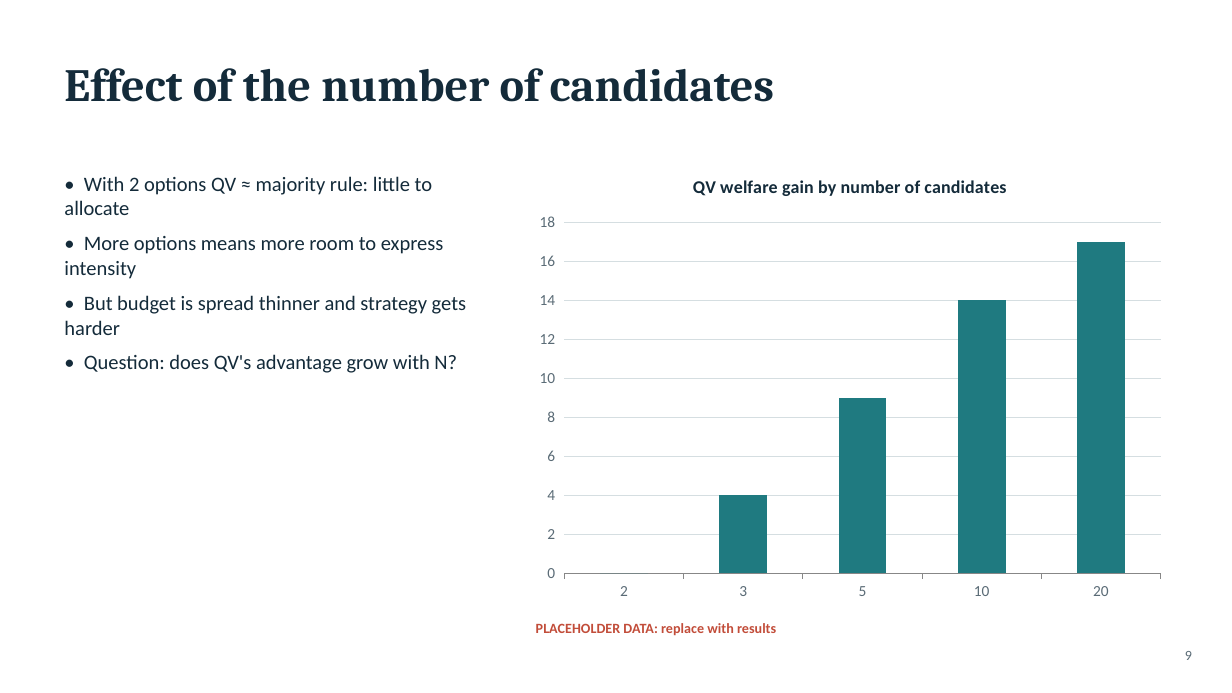
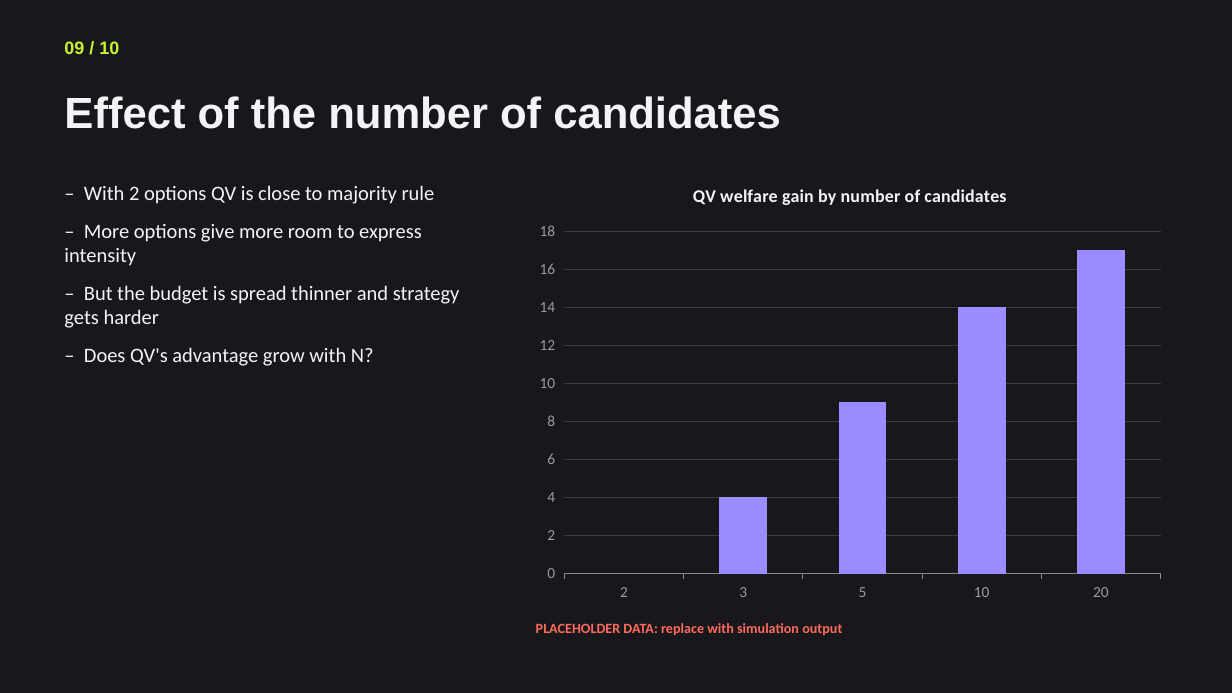
Before and after one commit to Jeanmauratille/quadratic_voting, a slide deck: slide 9 of final_project_outline.pptx. Drawn at 1232x693 pixels with LibreOffice and Linux fonts; fonts in the diff are those of the drawing. Boxes give left, top, right and bottom in pixels: in the first picture for what was removed or moved away, otherwise in the second. Text is boxed around its words. In the diff, an @@ line names an element or a change of style, - is before the commit and + after.

Commit message:
new format, populated with new info

```diff
--- a/final_project_outline.pptx
+++ b/final_project_outline.pptx
@@ background #FFFFFF to #17171C @@
@@ text added at bbox=[64, 41, 119, 54], 14 pt, text #C6F432, bold @@
+09 / 10
@@ text "Effect of the number of ...": place and size @@
-text "Effect of the number of ..." at bbox=[64, 68, 774, 102]
+text "Effect of the number of ..." at bbox=[64, 96, 781, 129]
@@ text "Effect of the number of ..." at bbox=[64, 96, 781, 129]: size 36 to 34 pt, font Cambria to Arial, text colour #142B3A to #F4F4F6; more space between paragraphs @@
@@ column chart at bbox=[527, 166, 1174, 610] @@
@@ colour of Series 1 #1F7A80 to #9B8CFF @@
@@ value axis changed @@
@@ lettering changed @@
@@ column chart: place and size @@
-column chart at bbox=[527, 157, 1174, 610]
+column chart at bbox=[527, 166, 1174, 610]
@@ text at bbox=[64, 185, 460, 366]: text changed; text colour #142B3A to #F4F4F6 @@
-• With 2 options QV ≈ majority rule: little to allocate
-• More options means more room to express intensity
-• But budget is spread thinner and strategy gets harder
-• Question: does QV's advantage grow with N?
+– With 2 options QV is close to majority rule
+– More options give more room to express intensity
+– But the budget is spread thinner and strategy gets harder
+– Does QV's advantage grow with N?
@@ text at bbox=[536, 623, 842, 636]: text changed; text colour #C24D3A to #FF6B5B @@
-PLACEHOLDER DATA: replace with results
+PLACEHOLDER DATA: replace with simulation output
@@ text removed at bbox=[1185, 651, 1192, 660] @@
-9
```
Also in this commit, not shown: 7 other slides changed, 2 slides added, 2 slides removed.
